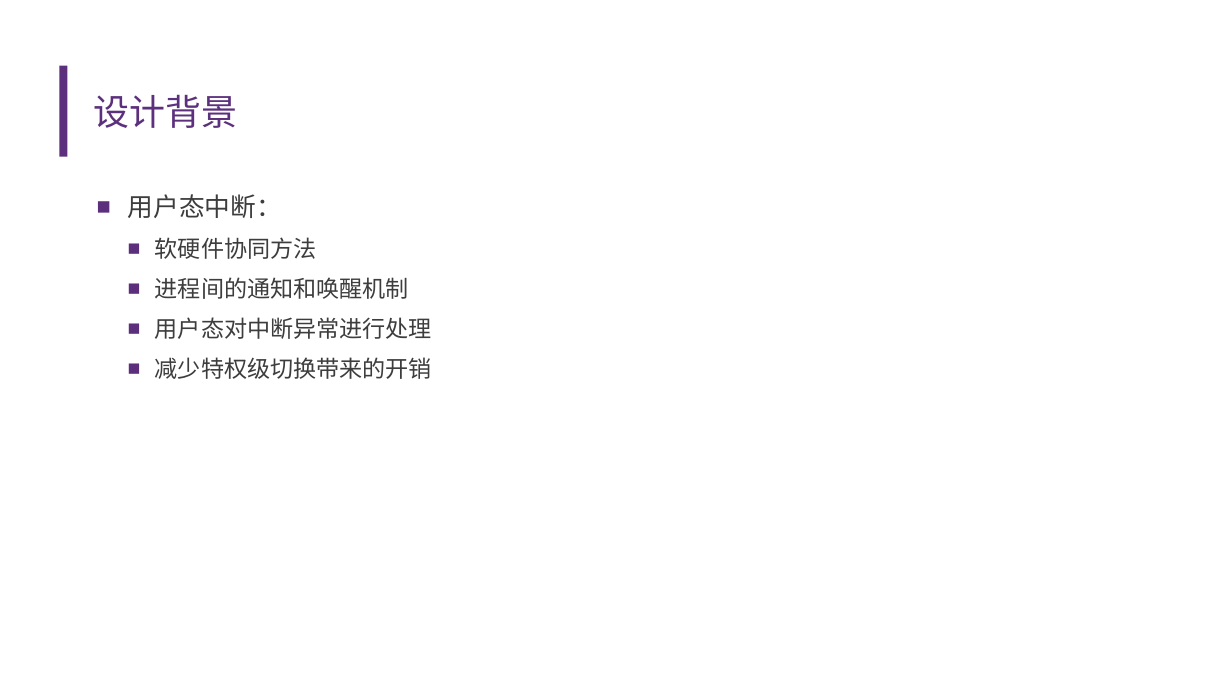
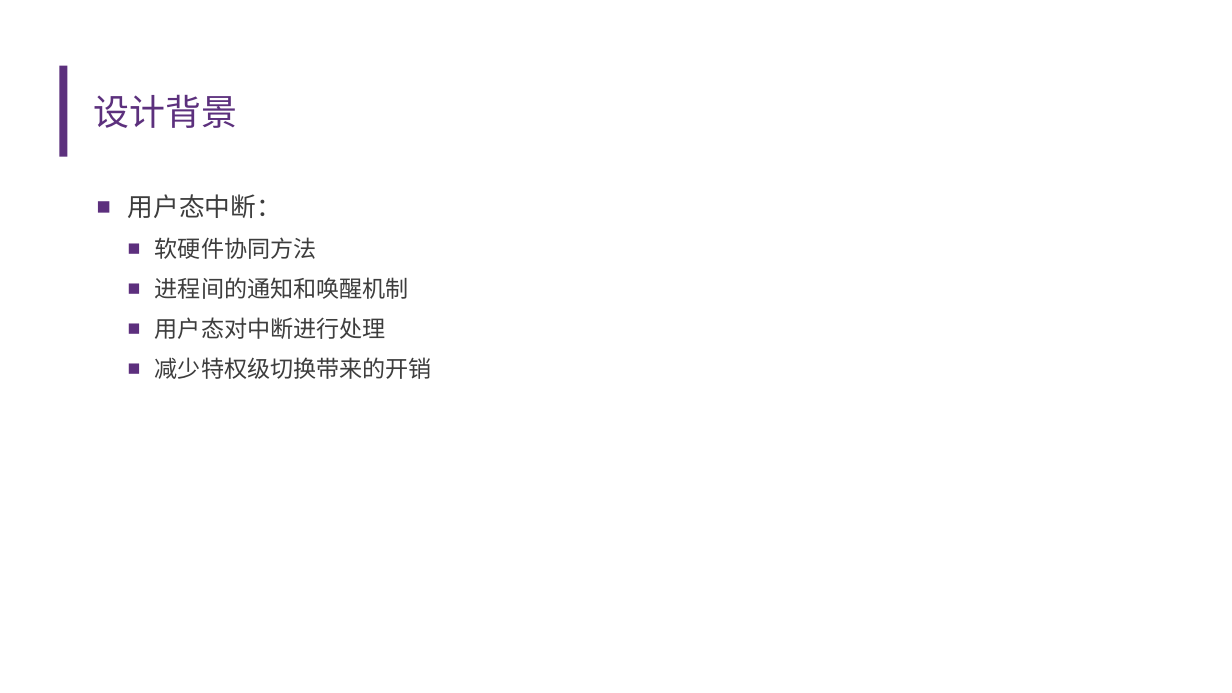
Before and after one commit to U-interrupt/uintr, a slide deck: slide 3 of doc/开题报告.pptx. Drawn at 1232x693 pixels with LibreOffice and Linux fonts; fonts in the diff are those of the drawing; background and template pictures are left out. Boxes give left, top, right and bottom in pixels: in the first picture for what was removed or moved away, otherwise in the second. Text is boxed around its words. In the diff, an @@ line names an element or a change of style, - is before the commit and + after.

```diff
--- a/doc/开题报告.pptx
+++ b/doc/开题报告.pptx
@@ text at (155,317,386,339): text changed @@
-    ■ 用户态对中断异常进行处理
+    ■ 用户态对中断进行处理
```
Also in this commit, not shown: 6 other slides changed, 1 slide added, 1 slide removed.
